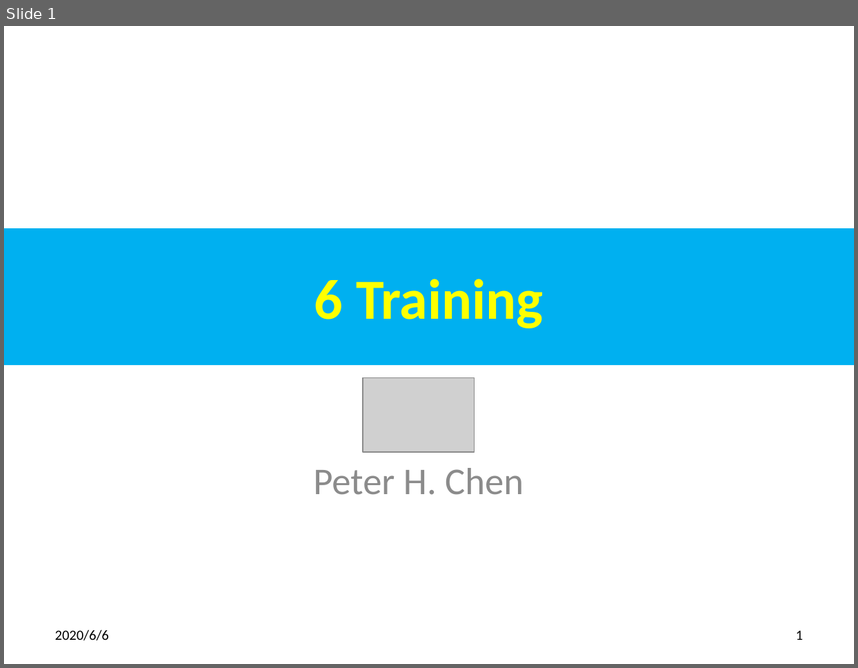
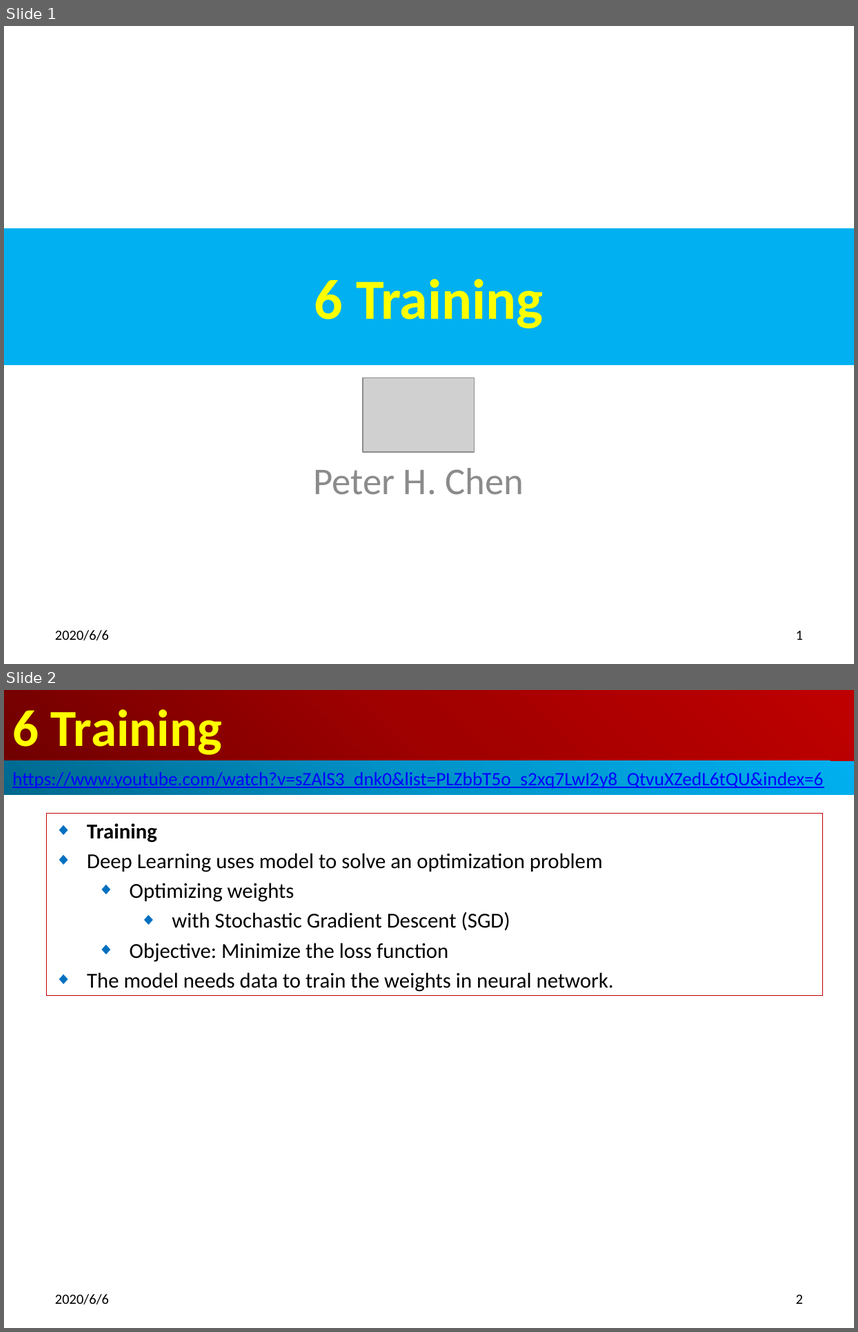
Before and after one commit to peterhchen/850_DeepLearningFundamental, a slide deck: 06_Training.pptx. Shown one above the other, each under a label of ours: slide 1 before the commit, slides 1 and 2 after it. The pictures are 858x668 and 858x1332 pixels, drawn with LibreOffice and Linux fonts; fonts in the diff are those of the drawing; grey boxes stand for pictures. Boxes give left, top, right and bottom in pixels: in the first picture for what was removed or moved away, otherwise in the second. Text is boxed around its words. In the diff, an @@ line names an element or a change of style, - is before the commit and + after.

```diff
--- a/06_Training.pptx
+++ b/06_Training.pptx
@@ slide 2 added at [4,690,854,1328], background #FFFFFF @@
@@ title added at [4,690,854,761], fill gradient #720000 to #A20000 to #C00000, 44 pt, text #FFFF00, bold @@
+6 Training
@@ rectangle added at [4,761,854,795], fill gradient #00688E to #0094CA to #00B0F0, 16 pt, text #0000FF, underline @@
+https://www.youtube.com/watch?v=sZAlS3_dnk0&list=PLZbbT5o_s2xq7LwI2y8_QtvuXZedL6tQU&index=6
@@ subtitle added at [47,814,822,995], outline #C00000 0.75 pt, 18 pt, text #000000 @@
+◆ Training
+◆ Deep Learning uses model to solve an optimization problem
+  ◆ Optimizing weights
+    ◆ with Stochastic Gradient Descent (SGD)
+  ◆ Objective: Minimize the loss function
+◆ The model needs data to train the weights in neural network.
@@ text added at [55,1293,109,1304], 12 pt, text #000000 @@
+2020/6/6
@@ page number added at [796,1294,803,1303], 12 pt, text #000000 @@
+2
```
